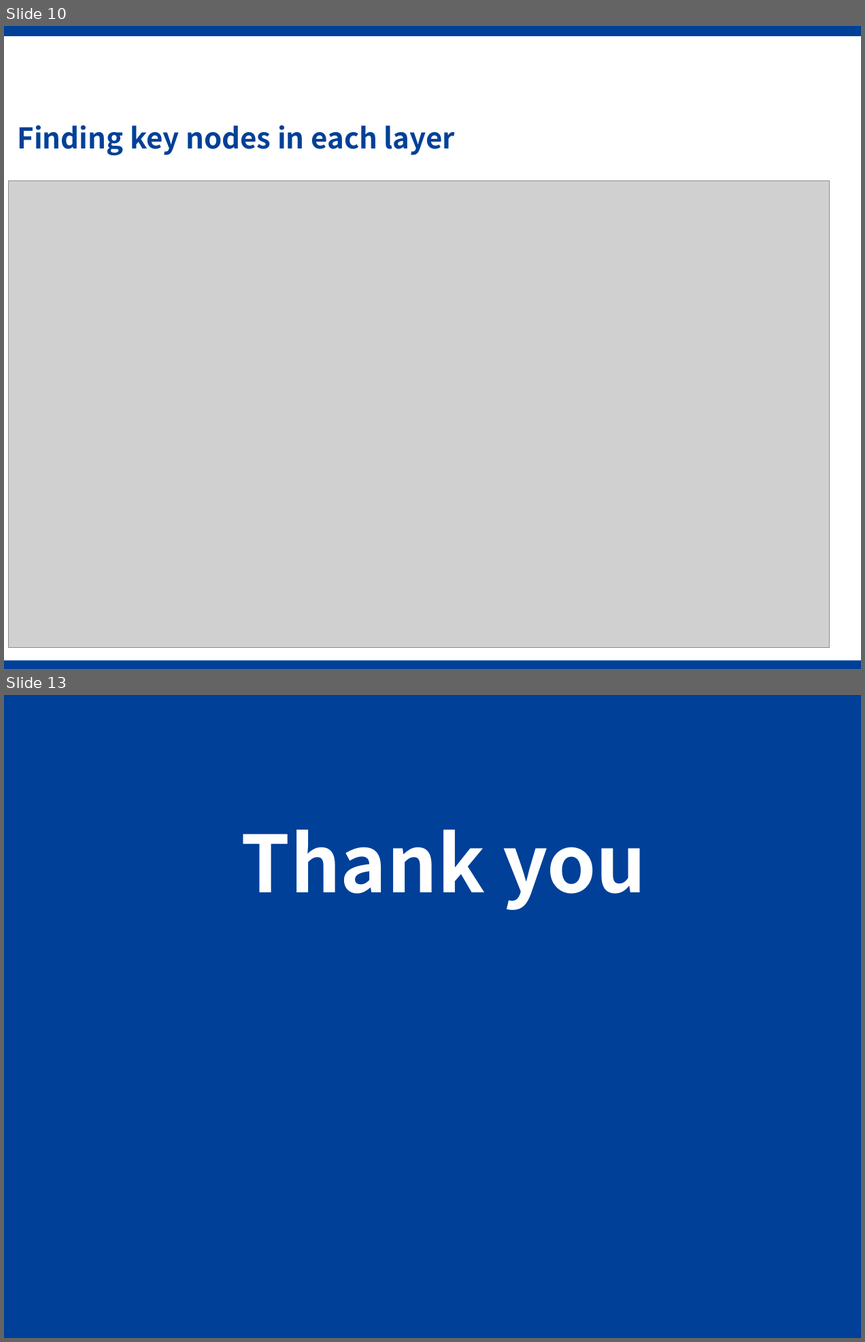
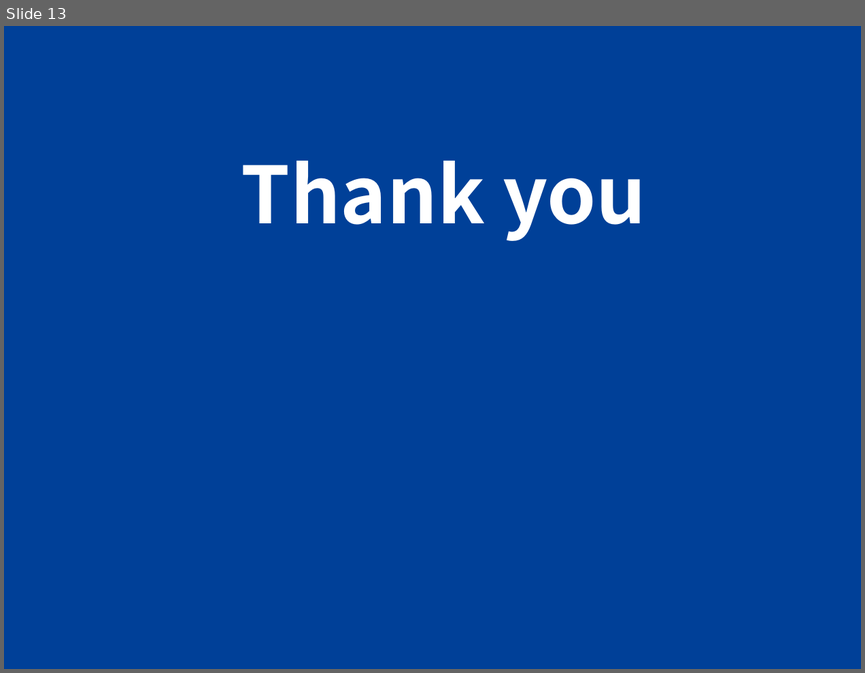
Before and after one commit to leighsix/thesisgit, a slide deck: progress12.pptx. Shown one above the other, each under a label of ours: slides 10 and 13 before the commit, slide 13 after it; the slides between them are not shown. The pictures are 865x1342 and 865x673 pixels, drawn with LibreOffice and Linux fonts; fonts in the diff are those of the drawing; grey boxes stand for pictures; background and template pictures are left out. Boxes give left, top, right and bottom in pixels: in the first picture for what was removed or moved away, otherwise in the second. Text is boxed around its words. In the diff, an @@ line names an element or a change of style, - is before the commit and + after.

```diff
--- a/progress12.pptx
+++ b/progress12.pptx
@@ slide 10 removed at <box>4,26,861,669</box>, background #FFFFFF @@
@@ rectangle removed at <box>4,26,861,36</box> @@
@@ title removed at <box>17,125,456,156</box> @@
-Finding key nodes in each layer
@@ picture removed at <box>8,180,829,648</box> @@
@@ rectangle removed at <box>4,660,861,669</box> @@
```
Also in this commit, not shown: 2 slides changed, 4 slides added, 3 other slides removed.
